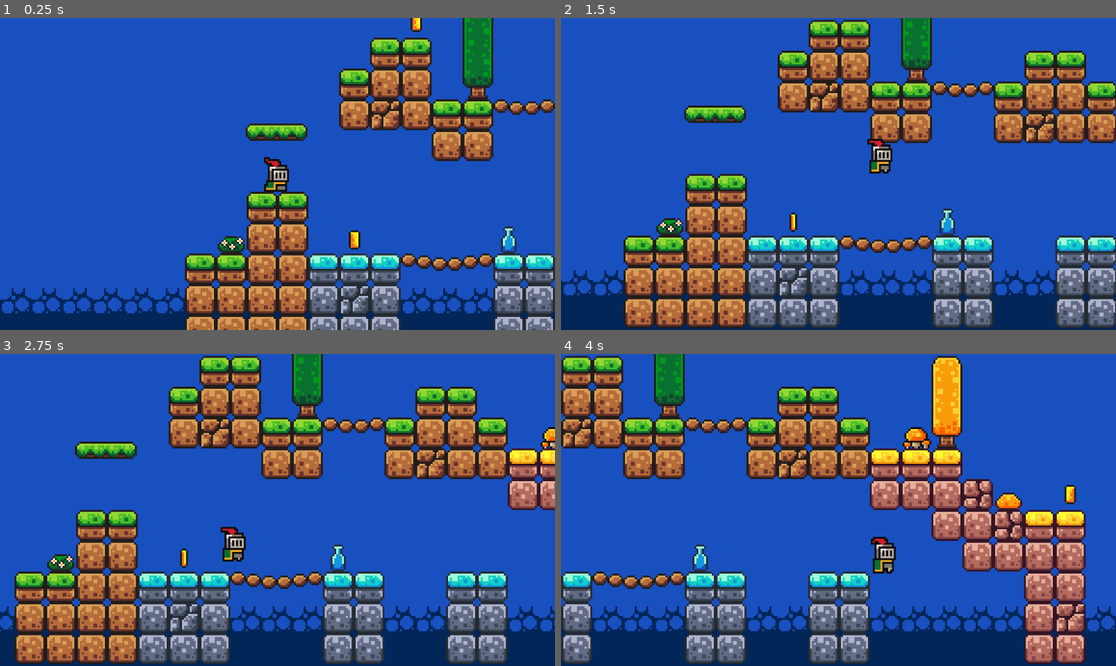
Above: before the commit, frames 1-4 (two rows, left to right).
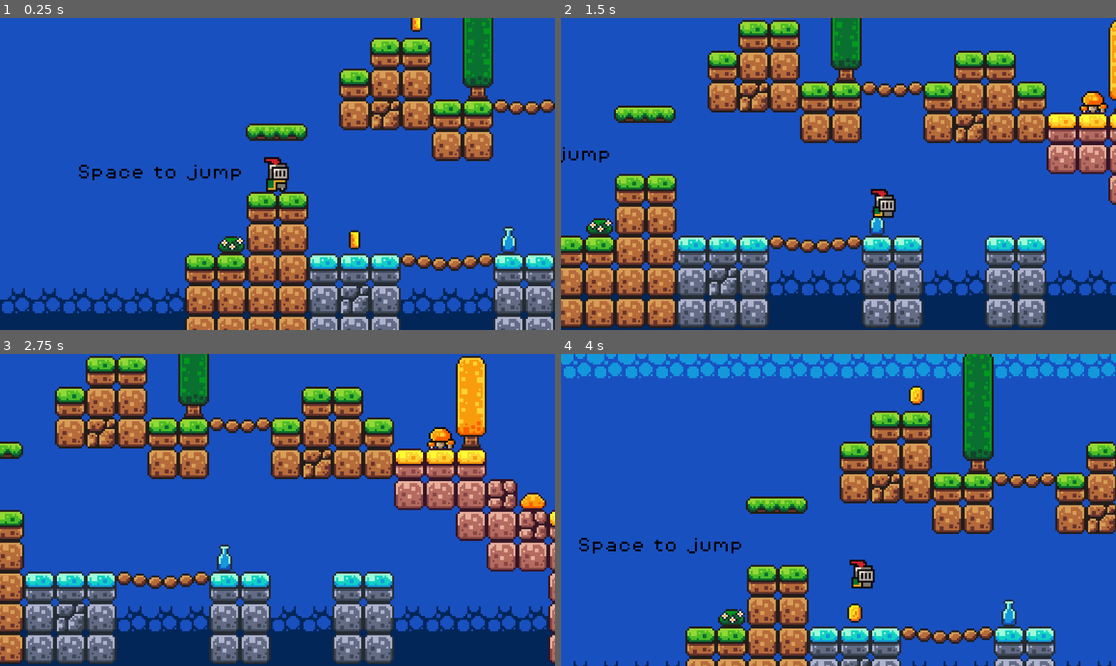
Above: after the commit, the same moments.

Repository: Funnysloth12/Arcanum
Game: Godot game, scene res://Scenes/game.tscn
Two runs of this game, one before a commit and one after it. Both use one fixed random seed, a clock stepped at 60 frames per second and the inputs below.
Inputs:
- Up to frame 1 (0.25 s): no input
- Up to frame 2 (1.5 s): tap Enter (ui_accept) at 0.5, 0.6 s; hold Right (ui_right) from 0.53 s (still down); tap Space (jump, bound only after the commit) at 0.77, 0.8, 1.07, 1.35 s
- Up to frame 3 (2.75 s): tap Space (jump, bound only after the commit) at 1.52, 1.82, 2.3 s; tap Enter (ui_accept) at 1.55, 2.1 s; release Right (ui_right) at 2.03 s; hold Left (ui_left) from 2.03 s (still down)
- Up to frame 4 (4 s): release Left (ui_left) at 2.78 s; hold Right (ui_right) from 2.78 s (still down); tap Enter (ui_accept) at 2.85 s; tap Space (jump, bound only after the commit) at 3.02, 3.32, 3.6, 3.77 s

The runs differ from the first frame. In frame 1, 0.6% of the frame differs, in the area x 14-53%, y 44-56%; in frame 2, 53%; in frame 3, 53%; in frame 4, 57%, in the area x 0-100%, y 0-100%.

Commit message:
MORE
Added labels, more level, and the player sprite can look like it is moving side to side, as if it is dancing!

Diff:
--- a/Scenes/game.tscn
+++ b/Scenes/game.tscn
@@ -1,12 +1,15 @@
-[gd_scene load_steps=14 format=3 uid="uid://caxrlyi8gllah"]
+[gd_scene load_steps=17 format=3 uid="uid://caxrlyi8gllah"]
 
 [ext_resource type="PackedScene" uid="uid://ceppxs366bklm" path="res://Scenes/player.tscn" id="1_ebmjs"]
+[ext_resource type="Script" uid="uid://ceytoxk8kuw44" path="res://Scripts/game_manager.gd" id="1_h4fw4"]
 [ext_resource type="Script" uid="uid://bo3020idf4pbq" path="res://Scripts/player.gd" id="2_qxrlw"]
 [ext_resource type="Texture2D" uid="uid://b2fv0bvgk4i8u" path="res://Assets/sprites/world_tileset.png" id="3_wrm1d"]
 [ext_resource type="PackedScene" uid="uid://cp6788rau4lml" path="res://Scenes/platform.tscn" id="4_3dryh"]
 [ext_resource type="PackedScene" uid="uid://ba8msccgfom08" path="res://Scenes/killzone.tscn" id="4_i6g32"]
 [ext_resource type="PackedScene" uid="uid://drt8r0pwx31o" path="res://Scenes/coin.tscn" id="5_wowpa"]
 [ext_resource type="PackedScene" uid="uid://dbygp0oexe180" path="res://Scripts/slime_green.tscn" id="7_1l0tm"]
+[ext_resource type="FontFile" uid="uid://3rc3lct8dav0" path="res://Assets/fonts/PixelOperator8.ttf" id="8_v158k"]
+[ext_resource type="FontFile" uid="uid://cfaa5jt6gjeo5" path="res://Assets/fonts/PixelOperator8-Bold.ttf" id="9_ldgsr"]
 
 [sub_resource type="TileSetAtlasSource" id="TileSetAtlasSource_3dryh"]
 texture = ExtResource("3_wrm1d")
@@ -176,6 +179,21 @@
 
 [sub_resource type="WorldBoundaryShape2D" id="WorldBoundaryShape2D_1l0tm"]
 
+[sub_resource type="Animation" id="Animation_wowpa"]
+length = 0.001
+tracks/0/type = "value"
+tracks/0/imported = false
+tracks/0/enabled = true
+tracks/0/path = NodePath("Platforms/Platform2:position")
+tracks/0/interp = 1
+tracks/0/loop_wrap = true
+tracks/0/keys = {
+"times": PackedFloat32Array(0, 0.0009999999),
+"transitions": PackedFloat32Array(1, 1),
+"update": 0,
+"values": [Vector2(401, 70), Vector2(410, 69)]
+}
+
 [sub_resource type="Animation" id="Animation_3dryh"]
 resource_name = "move"
 length = 1.7
@@ -193,21 +211,6 @@
 "values": [Vector2(409, 70), Vector2(519, 70)]
 }
 
-[sub_resource type="Animation" id="Animation_wowpa"]
-length = 0.001
-tracks/0/type = "value"
-tracks/0/imported = false
-tracks/0/enabled = true
-tracks/0/path = NodePath("Platforms/Platform2:position")
-tracks/0/interp = 1
-tracks/0/loop_wrap = true
-tracks/0/keys = {
-"times": PackedFloat32Array(0, 0.0009999999),
-"transitions": PackedFloat32Array(1, 1),
-"update": 0,
-"values": [Vector2(401, 70), Vector2(410, 69)]
-}
-
 [sub_resource type="AnimationLibrary" id="AnimationLibrary_i6g32"]
 _data = {
 &"RESET": SubResource("Animation_wowpa"),
@@ -216,6 +219,10 @@
 
 [node name="Game" type="Node2D"]
 position = Vector2(8, -1)
+
+[node name="Game Manager" type="Node" parent="."]
+unique_name_in_owner = true
+script = ExtResource("1_h4fw4")
 
 [node name="TileMap" type="TileMap" parent="."]
 tile_set = SubResource("TileSet_wowpa")
@@ -223,7 +230,7 @@
 layer_0/name = "background"
 layer_0/tile_data = PackedInt32Array(524287, 0, 14, 589823, 0, 15, 458752, 0, 14, 524288, 0, 15, 458753, 0, 14, 524289, …(86530 unchanged characters)…
 layer_1/name = "mid"
-layer_1/tile_data = PackedInt32Array(262147, 0, 0, 262148, 0 …(3025 unchanged characters)… , -196567, 262144, 1, -393175, 262144, 8)
+layer_1/tile_data = PackedInt32Array(262147, 0, 0, 262148, 0 …(3025 unchanged characters)… , -196567, 262144, 1, -393175, 262144, 8, -327642, 262144, 0, -327643, 262144, 0, -327644, 262144, 0, -327645, 262144, 0, -327646, 262144, 0, -327647, 262144, 1, -393183, 262144, 1, -458719, 262144, 1, -458720, 262144, 1, -524256, 262144, 1, -524255, 327680, 1, -589791, 327680, 0, -393184, 327680, 1, -262106, 262144, 1, -262107, 262144, 1, -262108, 327680, 0, -262109, 262144, 1, -262110, 327680, 1, -196573, 262144, 1, -196574, 262144, 1, -196575, 262144, 1, -262111, 262144, 1, -327648, 262144, 1, -262112, 327680, 0)
 
 [node name="Player" parent="." instance=ExtResource("1_ebmjs")]
 position = Vector2(64, 63)
@@ -284,5 +291,59 @@
 }
 autoplay = "move"
 
+[node name="Lables" type="Node" parent="."]
+
+[node name="Label" type="Label" parent="Lables"]
+offset_left = -32.0
+offset_top = 49.0
+offset_right = 54.0
+offset_bottom = 57.0
+theme_override_colors/font_color = Color(0, 0, 0, 1)
+theme_override_fonts/font = ExtResource("8_v158k")
+theme_override_font_sizes/font_size = 8
+text = "Space to jump"
+
+[node name="Label2" type="Label" parent="Lables"]
+offset_left = 421.0
+offset_top = 95.0
+offset_right = 517.0
+offset_bottom = 103.0
+theme_override_colors/font_color = Color(0, 0, 0, 1)
+theme_override_fonts/font = ExtResource("8_v158k")
+theme_override_font_sizes/font_size = 8
+text = "Falling Hurts..."
+
+[node name="Label3" type="Label" parent="Lables"]
+offset_left = 769.0
+offset_top = -77.0
+offset_right = 855.0
+offset_bottom = -69.0
+theme_override_colors/font_color = Color(0, 0, 0, 1)
+theme_override_fonts/font = ExtResource("8_v158k")
+theme_override_font_sizes/font_size = 8
+text = "So close..."
+
+[node name="Label4" type="Label" parent="Lables"]
+offset_left = 574.0
+offset_top = -143.0
+offset_right = 660.0
+offset_bottom = -135.0
+theme_override_colors/font_color = Color(0, 0, 0, 1)
+theme_override_fonts/font = ExtResource("8_v158k")
+theme_override_font_sizes/font_size = 8
+text = "You did it!"
+
+[node name="Label5" type="Label" parent="Lables"]
+offset_left = 562.0
+offset_top = -128.0
+offset_right = 730.0
+offset_bottom = -109.0
+theme_override_colors/font_color = Color(0, 0, 0, 1)
+theme_override_fonts/font = ExtResource("9_ldgsr")
+theme_override_font_sizes/font_size = 8
+text = "You have collected X coins!"
+horizontal_alignment = 1
+autowrap_mode = 2
+
 [node name="Slime Green" parent="." instance=ExtResource("7_1l0tm")]
 position = Vector2(624, 96)
--- a/Scenes/player.tscn
+++ b/Scenes/player.tscn
@@ -18,6 +18,74 @@
 atlas = ExtResource("1_4flbx")
 region = Rect2(96, 0, 32, 32)
 
+[sub_resource type="AtlasTexture" id="AtlasTexture_v0iea"]
+atlas = ExtResource("1_4flbx")
+region = Rect2(64, 160, 32, 32)
+
+[sub_resource type="AtlasTexture" id="AtlasTexture_cvnsp"]
+atlas = ExtResource("1_4flbx")
+region = Rect2(0, 64, 32, 32)
+
+[sub_resource type="AtlasTexture" id="AtlasTexture_6t5aa"]
+atlas = ExtResource("1_4flbx")
+region = Rect2(32, 64, 32, 32)
+
+[sub_resource type="AtlasTexture" id="AtlasTexture_vgqql"]
+atlas = ExtResource("1_4flbx")
+region = Rect2(64, 64, 32, 32)
+
+[sub_resource type="AtlasTexture" id="AtlasTexture_fkybt"]
+atlas = ExtResource("1_4flbx")
+region = Rect2(96, 64, 32, 32)
+
+[sub_resource type="AtlasTexture" id="AtlasTexture_x3wgy"]
+atlas = ExtResource("1_4flbx")
+region = Rect2(128, 64, 32, 32)
+
+[sub_resource type="AtlasTexture" id="AtlasTexture_3smsa"]
+atlas = ExtResource("1_4flbx")
+region = Rect2(160, 64, 32, 32)
+
+[sub_resource type="AtlasTexture" id="AtlasTexture_8erm5"]
+atlas = ExtResource("1_4flbx")
+region = Rect2(192, 64, 32, 32)
+
+[sub_resource type="AtlasTexture" id="AtlasTexture_f1ek2"]
+atlas = ExtResource("1_4flbx")
+region = Rect2(224, 64, 32, 32)
+
+[sub_resource type="AtlasTexture" id="AtlasTexture_tx1dd"]
+atlas = ExtResource("1_4flbx")
+region = Rect2(0, 96, 32, 32)
+
+[sub_resource type="AtlasTexture" id="AtlasTexture_gymyn"]
+atlas = ExtResource("1_4flbx")
+region = Rect2(32, 96, 32, 32)
+
+[sub_resource type="AtlasTexture" id="AtlasTexture_pu2lt"]
+atlas = ExtResource("1_4flbx")
+region = Rect2(64, 96, 32, 32)
+
+[sub_resource type="AtlasTexture" id="AtlasTexture_ukyrk"]
+atlas = ExtResource("1_4flbx")
+region = Rect2(96, 96, 32, 32)
+
+[sub_resource type="AtlasTexture" id="AtlasTexture_7dp3o"]
+atlas = ExtResource("1_4flbx")
+region = Rect2(128, 96, 32, 32)
+
+[sub_resource type="AtlasTexture" id="AtlasTexture_h4iuc"]
+atlas = ExtResource("1_4flbx")
+region = Rect2(160, 96, 32, 32)
+
+[sub_resource type="AtlasTexture" id="AtlasTexture_fd4e3"]
+atlas = ExtResource("1_4flbx")
+region = Rect2(192, 96, 32, 32)
+
+[sub_resource type="AtlasTexture" id="AtlasTexture_qqcod"]
+atlas = ExtResource("1_4flbx")
+region = Rect2(224, 96, 32, 32)
+
 [sub_resource type="SpriteFrames" id="SpriteFrames_2hs0m"]
 animations = [{
 "frames": [{
@@ -36,6 +104,67 @@
 "loop": true,
 "name": &"idle",
 "speed": 10.0
+}, {
+"frames": [{
+"duration": 1.0,
+"texture": SubResource("AtlasTexture_v0iea")
+}],
+"loop": true,
+"name": &"jump",
+"speed": 5.0
+}, {
+"frames": [{
+"duration": 1.0,
+"texture": SubResource("AtlasTexture_cvnsp")
+}, {
+"duration": 1.0,
+"texture": SubResource("AtlasTexture_6t5aa")
+}, {
+"duration": 1.0,
+"texture": SubResource("AtlasTexture_vgqql")
+}, {
+"duration": 1.0,
+"texture": SubResource("AtlasTexture_fkybt")
+}, {
+"duration": 1.0,
+"texture": SubResource("AtlasTexture_x3wgy")
+}, {
+"duration": 1.0,
+"texture": SubResource("AtlasTexture_3smsa")
+}, {
+"duration": 1.0,
+"texture": SubResource("AtlasTexture_8erm5")
+}, {
+"duration": 1.0,
+"texture": SubResource("AtlasTexture_f1ek2")
+}, {
+"duration": 1.0,
+"texture": SubResource("AtlasTexture_tx1dd")
+}, {
+"duration": 1.0,
+"texture": SubResource("AtlasTexture_gymyn")
+}, {
+"duration": 1.0,
+"texture": SubResource("AtlasTexture_pu2lt")
+}, {
+"duration": 1.0,
+"texture": SubResource("AtlasTexture_ukyrk")
+}, {
+"duration": 1.0,
+"texture": SubResource("AtlasTexture_7dp3o")
+}, {
+"duration": 1.0,
+"texture": SubResource("AtlasTexture_h4iuc")
+}, {
+"duration": 1.0,
+"texture": SubResource("AtlasTexture_fd4e3")
+}, {
+"duration": 1.0,
+"texture": SubResource("AtlasTexture_qqcod")
+}],
+"loop": true,
+"name": &"run",
+"speed": 10.0
 }]
 
 [sub_resource type="CircleShape2D" id="CircleShape2D_1jxqw"]
@@ -48,7 +177,7 @@
 [node name="AnimatedSprite2D" type="AnimatedSprite2D" parent="."]
 position = Vector2(0, -12)
 sprite_frames = SubResource("SpriteFrames_2hs0m")
-animation = &"idle"
+animation = &"run"
 autoplay = "idle"
 
 [node name="CollisionShape2D" type="CollisionShape2D" parent="."]
--- a/Scripts/coin.gd
+++ b/Scripts/coin.gd
@@ -1,9 +1,7 @@
 extends Area2D
 
-
-
-
+@onready var game_manager: Node = %"Game Manager"
 
 func _on_body_entered(_body: Node2D) -> void:
-	print("Plus 1 coin!")
+	game_manager.add_point()
 	queue_free()
--- /dev/null
+++ b/Scripts/game_manager.gd
@@ -0,0 +1,7 @@
+extends Node
+
+var score = 0
+
+func add_point():
+	score += 1
+	print(score)
--- a/Scripts/killzone.gd
+++ b/Scripts/killzone.gd
@@ -4,7 +4,10 @@
 
 func _on_body_entered(_body):
 	print("U suck at the game")
+	Engine.time_scale = 0.5
+	_body.get_node("CollisionShape2D").queue_free()
 	timer.start()
 
 func _on_timer_timeout():
+	Engine.time_scale = 1
 	get_tree().reload_current_scene()
--- a/Scripts/player.gd
+++ b/Scripts/player.gd
@@ -3,6 +3,16 @@
 
 const SPEED = 130.0
 const JUMP_VELOCITY = -300.0
+
+var gravity = ProjectSettings.get_setting("physics/2d/default_gravity")
+
+
+
+
+@onready var animated_sprite_2d: AnimatedSprite2D = $AnimatedSprite2D
+
+
+
 
 
 func _physics_process(delta: float) -> void:
@@ -11,12 +21,27 @@
 		velocity += get_gravity() * delta
 
 	# Handle jump.
-	if Input.is_action_just_pressed("ui_accept") and is_on_floor():
+	if Input.is_action_just_pressed("jump") and is_on_floor():
 		velocity.y = JUMP_VELOCITY
 
-	# Get the input direction and handle the movement/deceleration.
-	# As good practice, you should replace UI actions with custom gameplay actions.
-	var direction := Input.get_axis("ui_left", "ui_right")
+	#gets the imput direction 1,0,-1
+	var direction := Input.get_axis("move_left", "move_right")
+	#flip the sprite
+	if direction > 0:
+		animated_sprite_2d.flip_h = false
+	elif direction < 0:
+		animated_sprite_2d.flip_h = true
+	#play animations
+	if is_on_floor():
+		if direction == 0:
+			animated_sprite_2d.play("idle")
+		else:
+			animated_sprite_2d.play("run")
+	else:
+		animated_sprite_2d.play("jump")
+
+
+	#applys movemnt
 	if direction:
 		velocity.x = direction * SPEED
 	else:
--- a/project.godot
+++ b/project.godot
@@ -14,6 +14,26 @@
 run/main_scene="uid://caxrlyi8gllah"
 config/features=PackedStringArray("4.5", "Forward Plus")
 
+[input]
+
+jump={
+"deadzone": 0.2,
+"events": [Object(InputEventKey,"resource_local_to_scene":false,"resource_name":"","device":-1,"window_id":0,"alt_pressed":false,"shift_pressed":false,"ctrl_pressed":false,"meta_pressed":false,"pressed":false,"keycode":0,"physical_keycode":32,"key_label":0,"unicode":32,"location":0,"echo":false,"script":null)
+]
+}
+move_left={
+"deadzone": 0.2,
+"events": [Object(InputEventKey,"resource_local_to_scene":false,"resource_name":"","device":-1,"window_id":0,"alt_pressed":false,"shift_pressed":false,"ctrl_pressed":false,"meta_pressed":false,"pressed":false,"keycode":0,"physical_keycode":4194319,"key_label":0,"unicode":0,"location":0,"echo":false,"script":null)
+, Object(InputEventKey,"resource_local_to_scene":false,"resource_name":"","device":-1,"window_id":0,"alt_pressed":false,"shift_pressed":false,"ctrl_pressed":false,"meta_pressed":false,"pressed":false,"keycode":0,"physical_keycode":65,"key_label":0,"unicode":97,"location":0,"echo":false,"script":null)
+]
+}
+move_right={
+"deadzone": 0.2,
+"events": [Object(InputEventKey,"resource_local_to_scene":false,"resource_name":"","device":-1,"window_id":0,"alt_pressed":false,"shift_pressed":false,"ctrl_pressed":false,"meta_pressed":false,"pressed":false,"keycode":0,"physical_keycode":4194321,"key_label":0,"unicode":0,"location":0,"echo":false,"script":null)
+, Object(InputEventKey,"resource_local_to_scene":false,"resource_name":"","device":-1,"window_id":0,"alt_pressed":false,"shift_pressed":false,"ctrl_pressed":false,"meta_pressed":false,"pressed":false,"keycode":0,"physical_keycode":68,"key_label":0,"unicode":100,"location":0,"echo":false,"script":null)
+]
+}
+
 [rendering]
 
 textures/canvas_textures/default_texture_filter=0
Not shown: 1 places in Scenes/player.tscn that only renumber resources
Not shown, added: Scripts/game_manager.gd.uid
